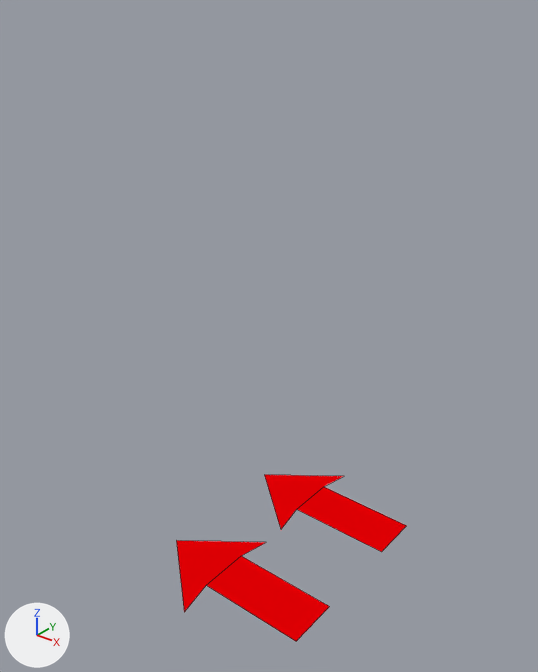
The Blender file src/main/resources/Models/map/doors.blend, before and after one commit.
One viewpoint serves both versions: a 50 mm camera at (4.79, -1.82, 5.57) aimed at (1.81, 1.91, 3.26). The axes (+X, +Y, +Z) are drawn at lower left. The lights are the same throughout. Mesh edges are drawn as thin lines. The same objects are shown in both versions, whatever each file hides.

In view in the first picture: 'DisaplyArrow', 'DisplayHalfArrow'.
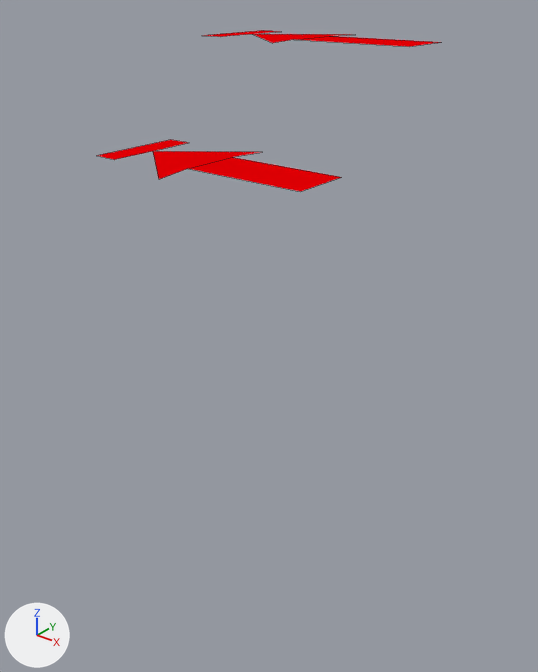
Patch to the scene script:
```diff
--- a/src/main/resources/Models/map/doors.blend.py
+++ b/src/main/resources/Models/map/doors.blend.py
@@ me_plane_001 @@
 me_plane_001.from_pydata(...)  # 7 vertices, 2 faces; spans x -0.519..0.485, y -0.359..0.331, z 0.0
 # used by ob_disaplyarrow; location = (1.976, 1.378, 1.458); scale = (1.36, 1.36, 1.36)
 # verts and faces of me_plane_001; kept vertices keep their numbers, new ones are numbered from 7
 # before: 5 (-0.519, 0.01, 0.0) at pixel (176, 540)
+# me_plane_001 part 1
+verts[7] = (-0.521, 0.265, 0.0)
+verts[8] = (-0.651, 0.263, 0.0)
+verts[9] = (-0.653, -0.225, 0.0)
+verts[10] = (-0.521, -0.228, 0.0)
+faces += [(5, 7, 8, 9, 10)]
 me_plane_001.materials.append(mat_arrowmat)
@@ ob_disaplyarrow @@
 ob_disaplyarrow = bpy.data.objects.new('DisaplyArrow', me_plane_001)
-ob_disaplyarrow.location = (1.976, 1.378, 1.458)
+ob_disaplyarrow.location = (1.802, 1.564, 4.519)
 ob_disaplyarrow.scale = (1.36, 1.36, 1.36)
@@ ob_displayhalfarrow @@
 ob_displayhalfarrow = bpy.data.objects.new('DisplayHalfArrow', me_plane_001)
-ob_displayhalfarrow.location = (1.976, 2.505, 1.458)
+ob_displayhalfarrow.location = (1.878, 2.505, 5.19)
 ob_displayhalfarrow.scale = (1.36, 1.36, 1.36)
```

Where the change shows, as pixel boxes (x1, y1, x2, y2) in the pictures (538 x 672 px):
'DisaplyArrow', reshaped, moved (59% wider, 49% shorter)
    before: (176, 540, 329, 641)
    after: (97, 140, 341, 191)
'DisplayHalfArrow', reshaped, moved
    before: (265, 475, 407, 552)
    after: (202, 30, 440, 47)
part 1 of me_plane_001, added (red)
    after: (97, 30, 280, 160)
